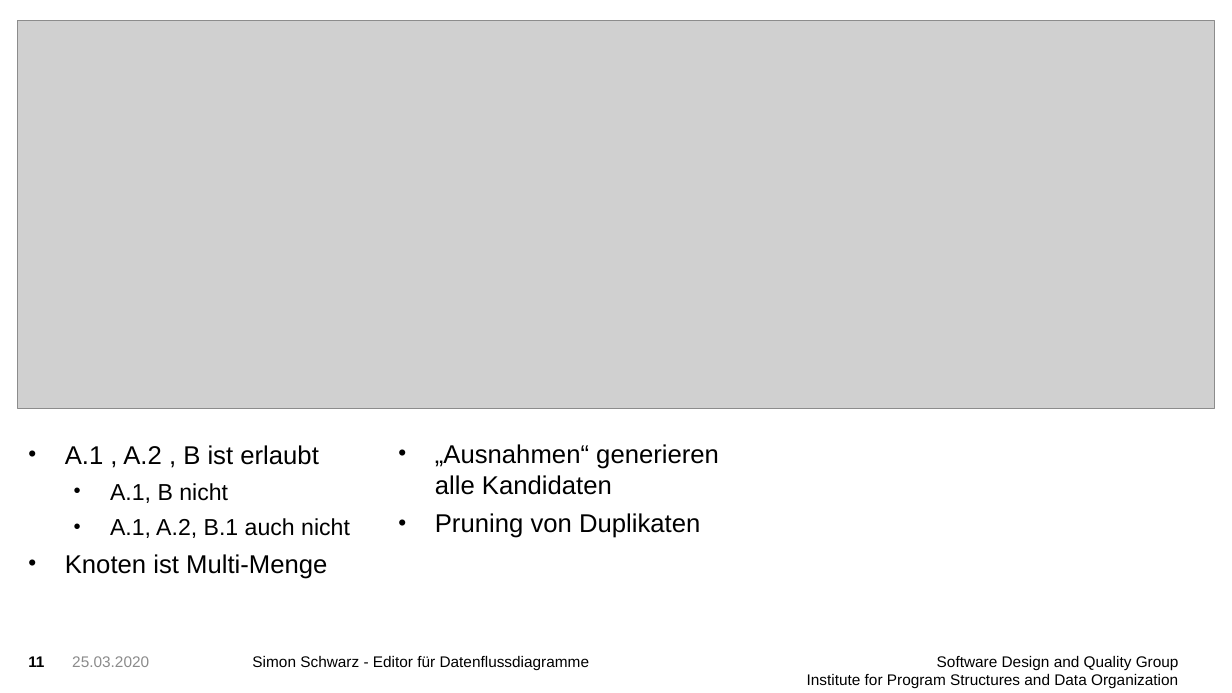
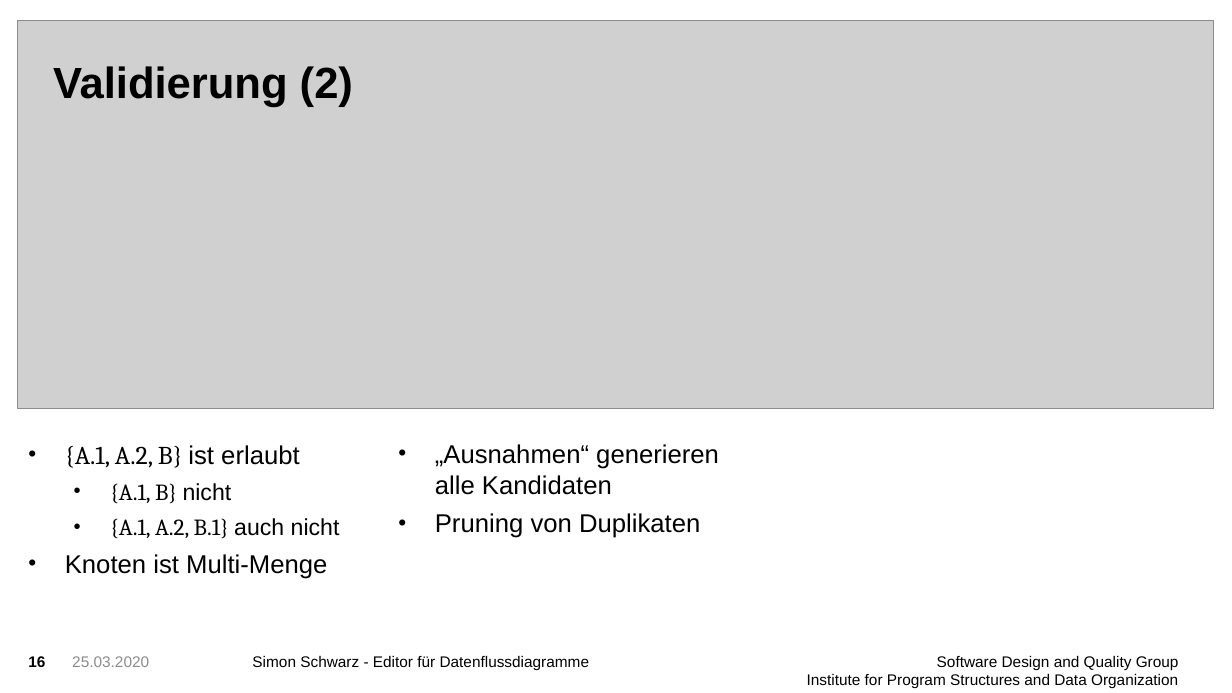
Before and after one commit to FluidTrust/Palladio-Supporting-DataFlowDiagram, a slide deck: slide 16 of presentation/presentation1.pptx (slide 11 before the commit). Drawn at 1232x693 pixels with LibreOffice and Linux fonts; fonts in the diff are those of the drawing; grey boxes stand for pictures; background and template pictures are left out. Boxes give left, top, right and bottom in pixels: in the first picture for what was removed or moved away, otherwise in the second. Text is boxed around its words. In the diff, an @@ line names an element or a change of style, - is before the commit and + after.

```diff
--- a/presentation/presentation1.pptx
+++ b/presentation/presentation1.pptx
@@ title added at [53, 66, 353, 107], 34 pt, text #000000, bold @@
+Validierung (2)
@@ text at [65, 445, 340, 539]: text changed; font Arial to Cambria @@
-• A.1 , A.2 , B ist erlaubt
-  • A.1, B nicht
-  • A.1, A.2, B.1 auch nicht
+• {A.1, A.2, B} ist erlaubt
+  • {A.1, B} nicht
+  • {A.1, A.2, B.1} auch nicht
@@ page number at [28, 656, 45, 667]: text changed @@
-11
+16
```
Also in this commit, not shown: 13 other slides changed, 3 slides added, 2 slides removed, 6 other files.
